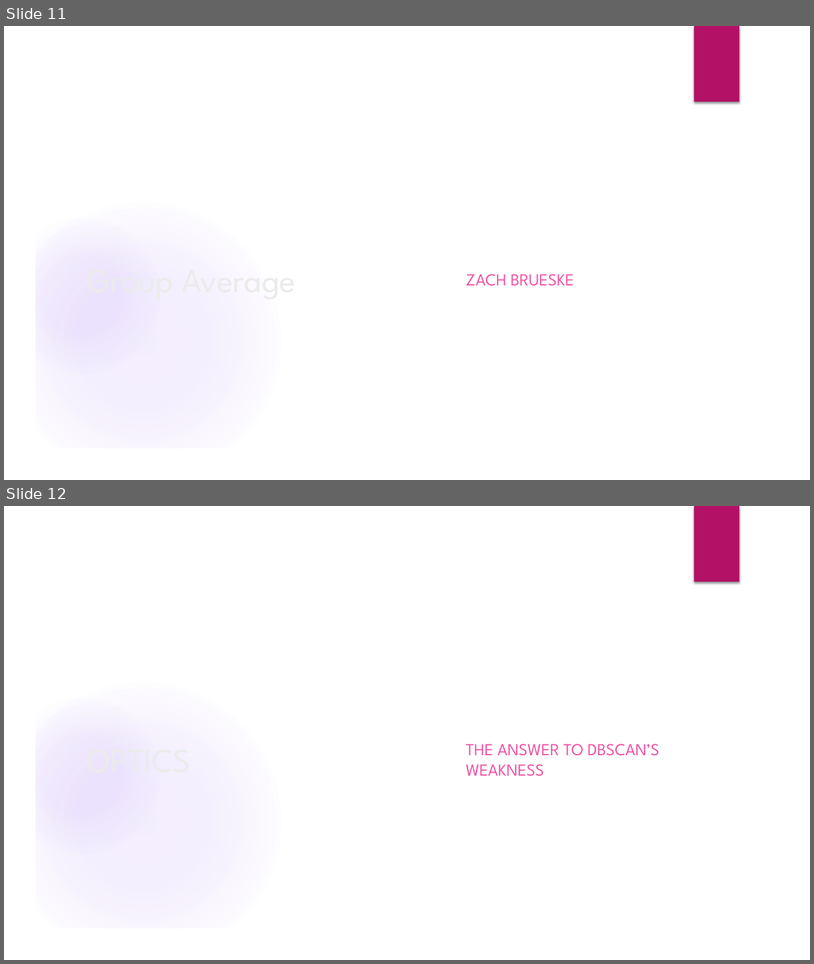
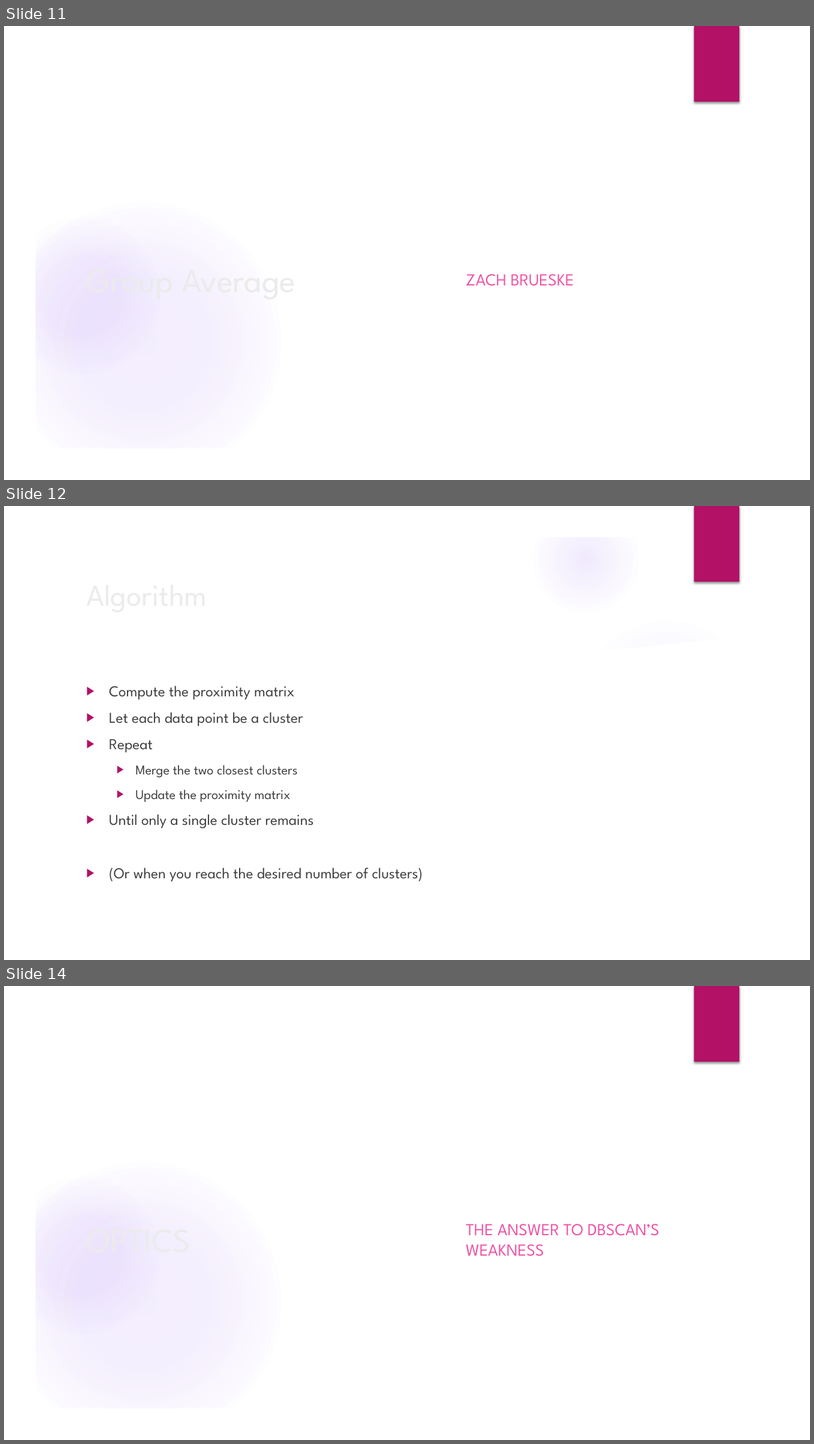
Before and after one commit to Austhyma/DataMining_Project, a slide deck: FinalPresentation.pptx. Shown one above the other, each under a label of ours: slides 11 and 12 before the commit, slides 11, 12 and 14 after it; the slides between them are not shown. The pictures are 814x964 and 814x1444 pixels, drawn with LibreOffice and Linux fonts; fonts in the diff are those of the drawing; background and template pictures are left out. Boxes give left, top, right and bottom in pixels: in the first picture for what was removed or moved away, otherwise in the second. Text is boxed around its words. In the diff, an @@ line names an element or a change of style, - is before the commit and + after.

```diff
--- a/FinalPresentation.pptx
+++ b/FinalPresentation.pptx
@@ slide 12 added at <box>4,506,810,960</box>, background picture (left out); not listed: 6 template elements that a slide beside it also shows @@
@@ title added at <box>80,570,660,617</box>, 36 pt, text #EBEBEB @@
+Algorithm
@@ freeform shape added at <box>565,607,785,673</box>, fill #FFFFFF at 20% opacity @@
@@ freeform shape added at <box>34,630,780,930</box>, fill #FFFFFF @@
@@ ellipse added at <box>573,617,759,803</box>, fill gradient #9B6BF2 @@
@@ text added at <box>109,685,423,882</box>, 18 pt, text #404040 @@
+▶ Compute the proximity matrix
+▶ Let each data point be a cluster
+▶ Repeat
+  ▶ Merge the two closest clusters
+  ▶ Update the proximity matrix
+▶ Until only a single cluster remains
+▶ (Or when you reach the desired number of clusters)
@@ what was slide 12 is now slide 14 @@
```
Also in this commit, not shown: 1 slide changed, 1 other slide added.
